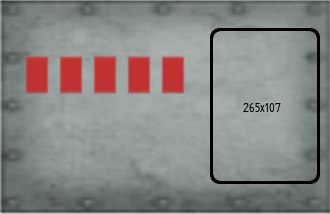
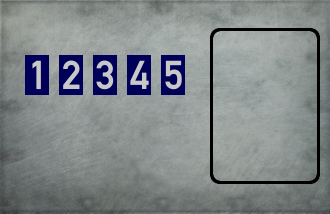
Before/after of a 330 x 214 layered artwork. What changed in the layer stack:
added layer "1 2 3 4 5" in group "playermat" over (x1=32, y1=60, x2=182, y2=90)
painted on "cards" over (x1=25, y1=55, x2=185, y2=95)
hid "265x107" over (x1=243, y1=103, x2=281, y2=112)
"floor.png": opacity 100% → 62% over (x1=0, y1=0, x2=330, y2=214)
showed "grunge-scratched-metal-texture-1.jpg" over (x1=0, y1=0, x2=330, y2=214)
